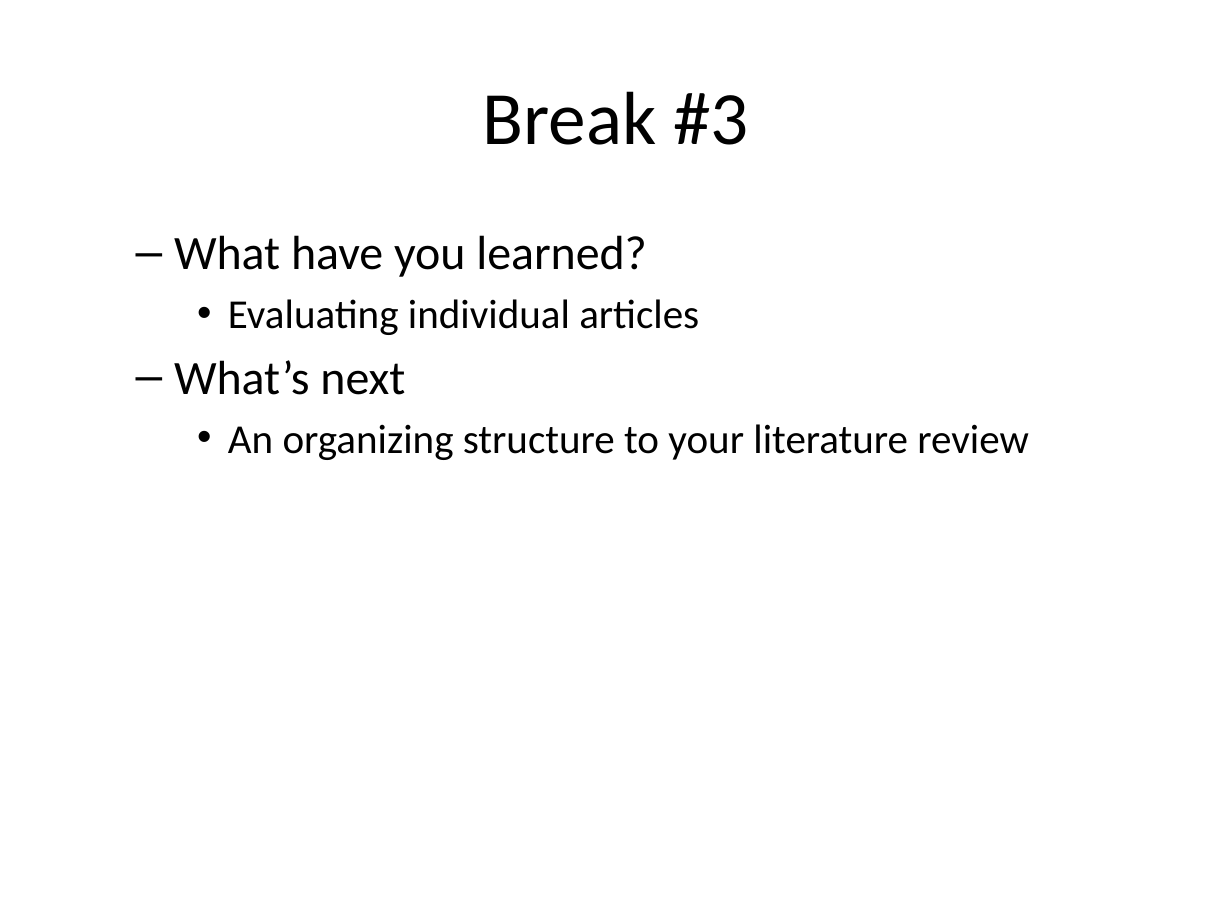
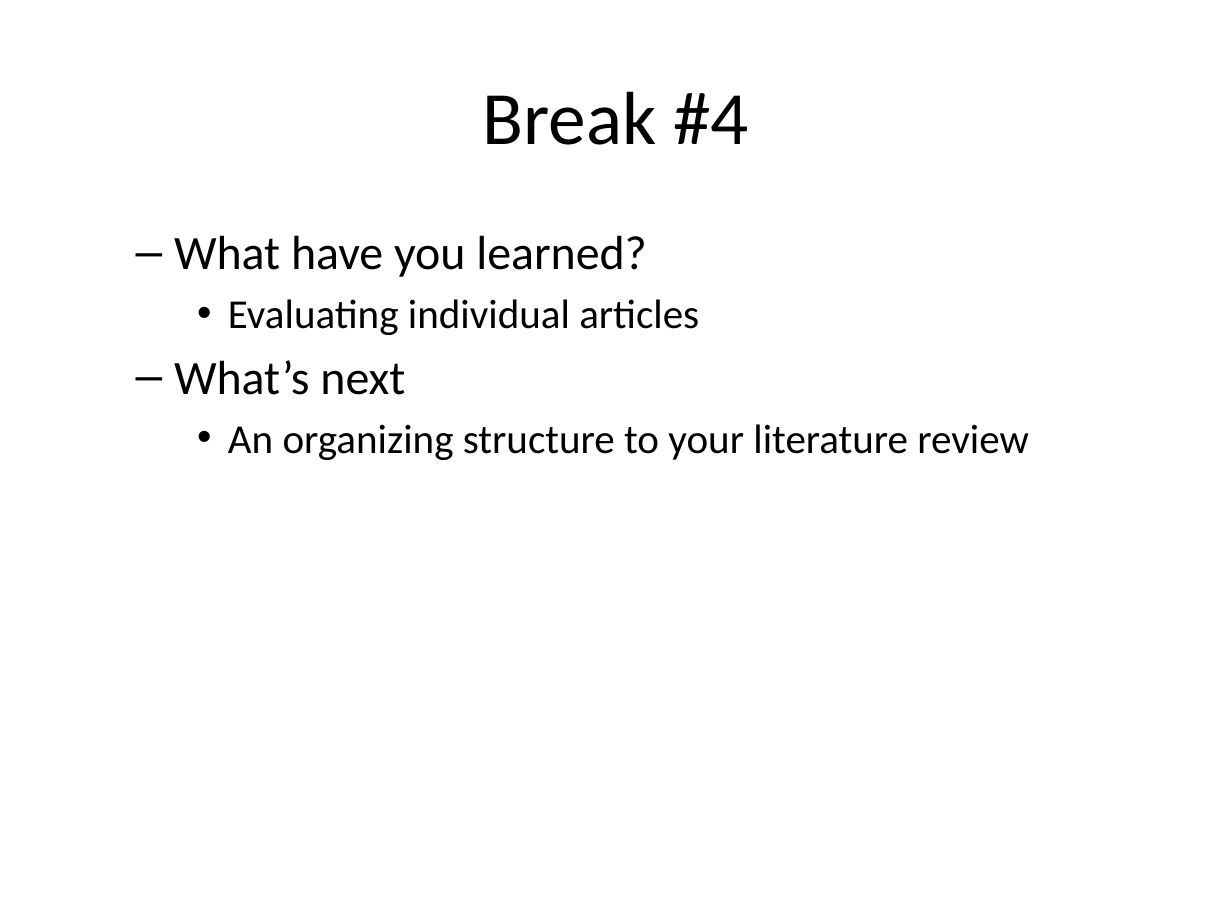
Before and after one commit to pmean/classes, a slide deck: slide 21 of clinical-research-methodology/results/video03-literature-review.pptx (slide 20 before the commit). Drawn at 1232x924 pixels with LibreOffice and Linux fonts; fonts in the diff are those of the drawing. Boxes give left, top, right and bottom in pixels: in the first picture for what was removed or moved away, otherwise in the second. Text is boxed around its words. In the diff, an @@ line names an element or a change of style, - is before the commit and + after.

Commit message:
Added extra break to 5510 video03

```diff
--- a/clinical-research-methodology/results/video03-literature-review.pptx
+++ b/clinical-research-methodology/results/video03-literature-review.pptx
@@ title at [483,91,749,145]: text changed @@
-Break #3
+Break #4
```
Also in this commit, not shown: 1 other slide changed, 1 slide added, 1 other file.
